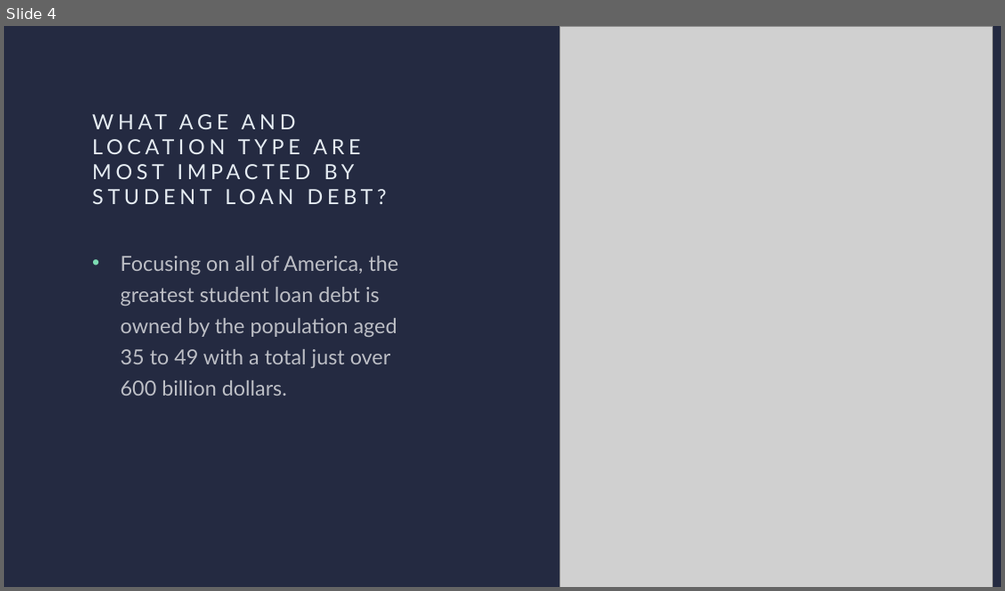
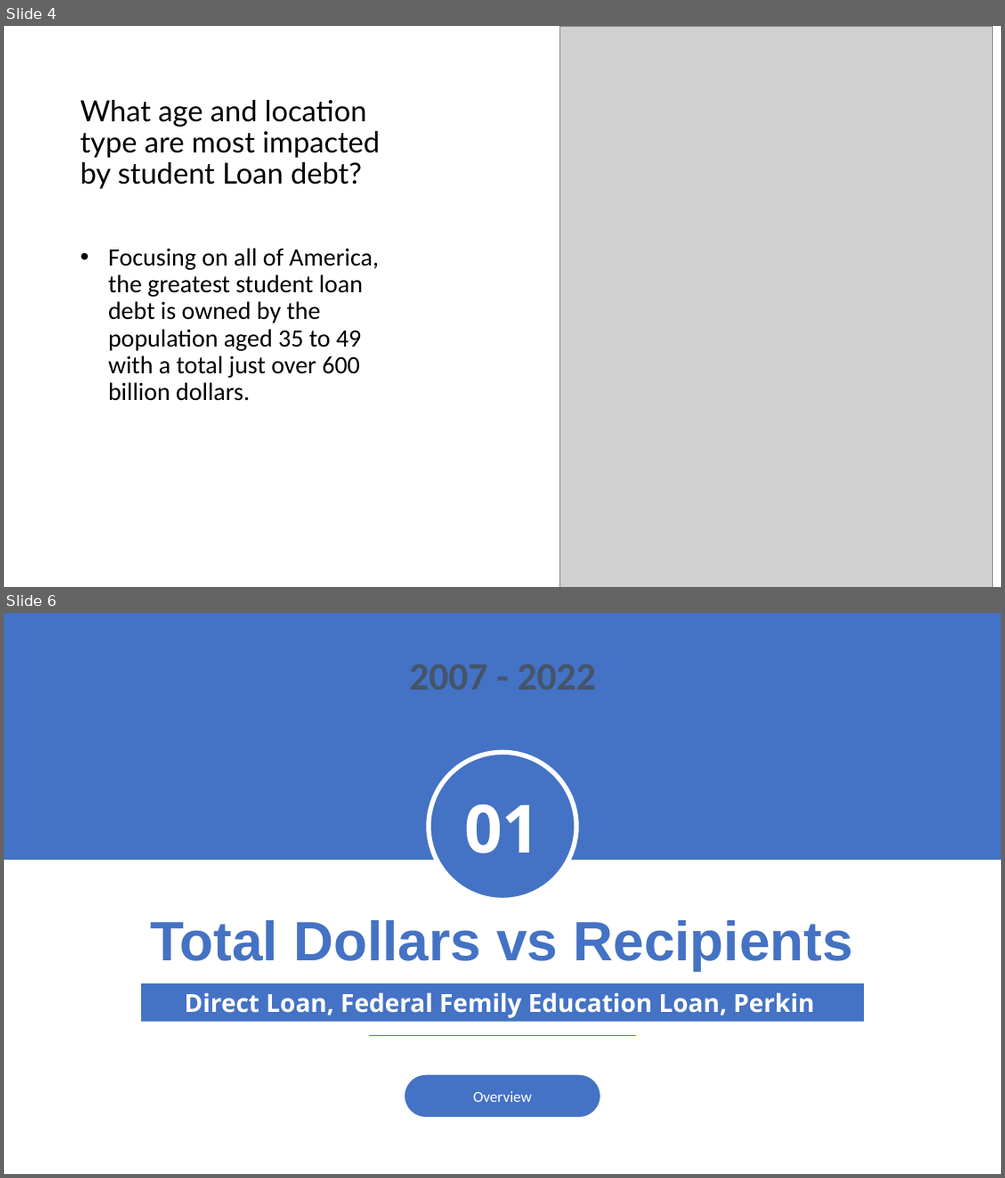
Before and after one commit to Marisauc/Project-1-Team-9, a slide deck: Project_1_Stutdent_Loan_Analysis.pptx. Shown one above the other, each under a label of ours: slide 4 before the commit, slides 4 and 6 after it; the slides between them are not shown. The pictures are 1005x591 and 1005x1178 pixels, drawn with LibreOffice and Linux fonts; fonts in the diff are those of the drawing; grey boxes stand for pictures. Boxes give left, top, right and bottom in pixels: in the first picture for what was removed or moved away, otherwise in the second. Text is boxed around its words. In the diff, an @@ line names an element or a change of style, - is before the commit and + after.

```diff
--- a/Project_1_Stutdent_Loan_Analysis.pptx
+++ b/Project_1_Stutdent_Loan_Analysis.pptx
@@ slide 6 added at [4,613,1001,1174], background #FFFFFF @@
@@ rectangle added at [4,613,1001,859], fill #4472C4 @@
@@ ellipse added at [429,752,577,900], fill #4472C4, outline #FFFFFF 4.5 pt, 64 pt, text #FFFFFF, bold @@
+01
@@ text added at [150,920,853,970], 53.3 pt, text #4472C4, bold @@
+Total Dollars vs Recipients
@@ rectangle added at [141,984,864,1022], fill #4472C4, 24 pt, text #FFFFFF, bold @@
+Direct Loan, Federal Femily Education Loan, Perkin
@@ line added from (369, 1035) to (636, 1035), #4472C4 0.5 pt @@
@@ rounded rectangle added at [404,1074,600,1117], fill #4472C4, outline #FFFFFF 1 pt, 14.7 pt, text #FFFFFF @@
+Overview
@@ slide 4 changed as well @@
@@ background #242A41 to #FFFFFF @@
@@ title "What age and location type ..." at [81,100,380,189]: vertical alignment top to bottom @@
@@ title at [81,100,380,189]: text changed; size 20 to 28 pt; text colour #E6EDF3 to #000000 @@
-WHAT AGE AND LOCATION TYPE ARE MOST IMPACTED BY STUDENT LOAN DEBT?
+What age and location type are most impacted by student Loan debt?
@@ text "Focusing on all of America, ...": place and size @@
-text "Focusing on all of America, ..." at [121,256,399,395]
+text "Focusing on all of America, ..." at [108,248,379,401]
@@ text "Focusing on all of America, ..." at [108,248,379,401]: size 20 to 24 pt, font Lato to Calibri, text colour #FFFFFF at 70% opacity to #000000; line spacing 1.25 to 0.9 @@
```
Also in this commit, not shown: 4 other slides changed, 6 other slides added.
